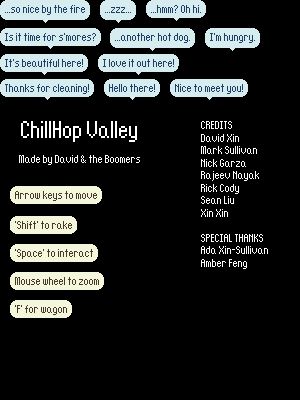
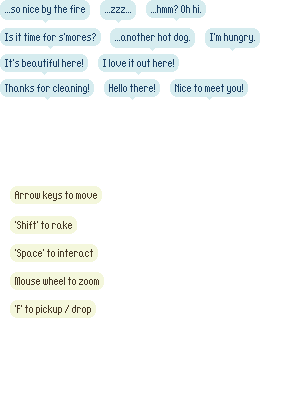
Before/after of a 300 x 400 layered artwork. What changed in the layer stack:
renamed "‘F’ for wagon" to "‘F’ to pickup / drop", painted on it over box(25, 305, 91, 315)
painted on "Layer 24" over box(67, 300, 96, 318)
hid "i" over box(0, 0, 300, 400)
